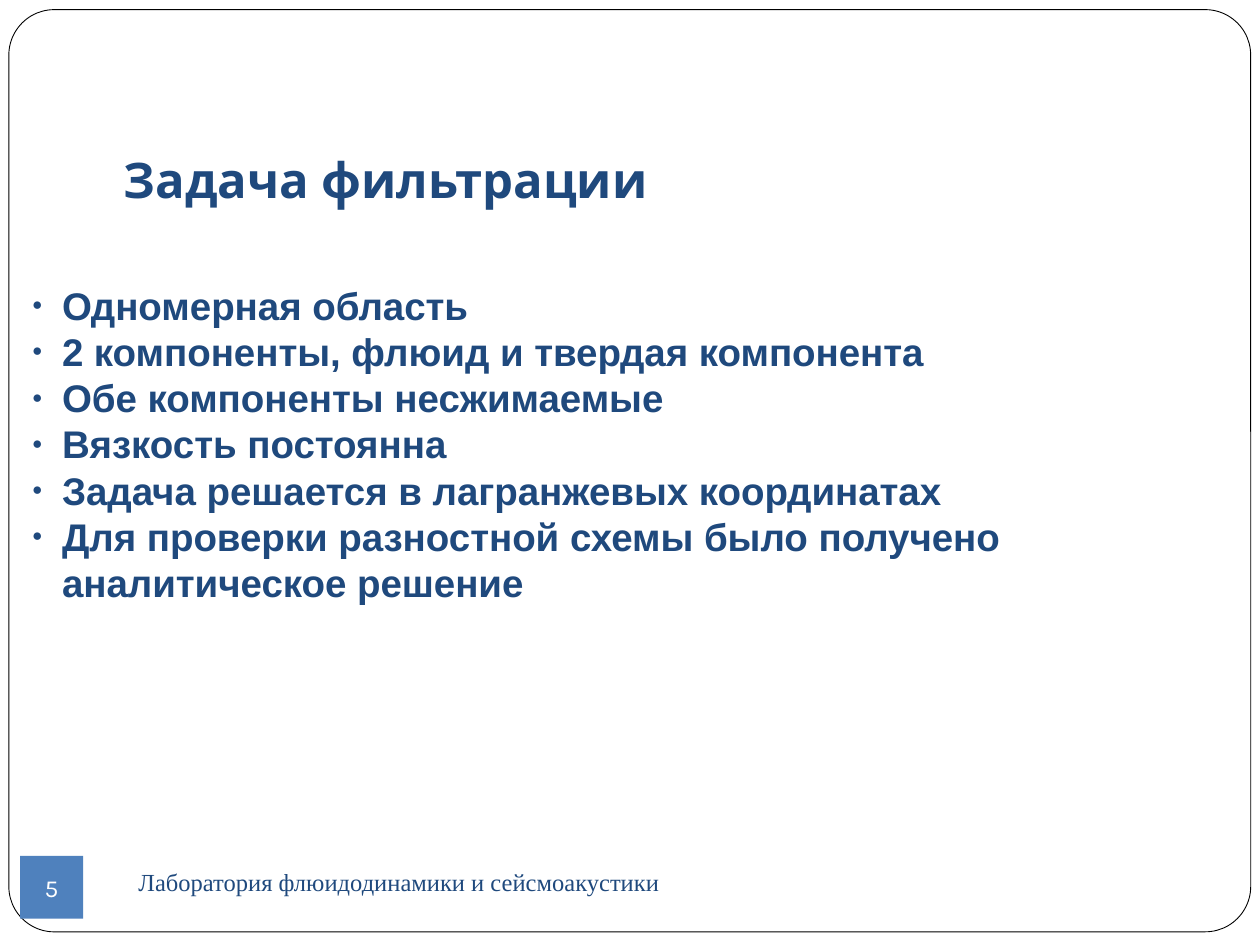
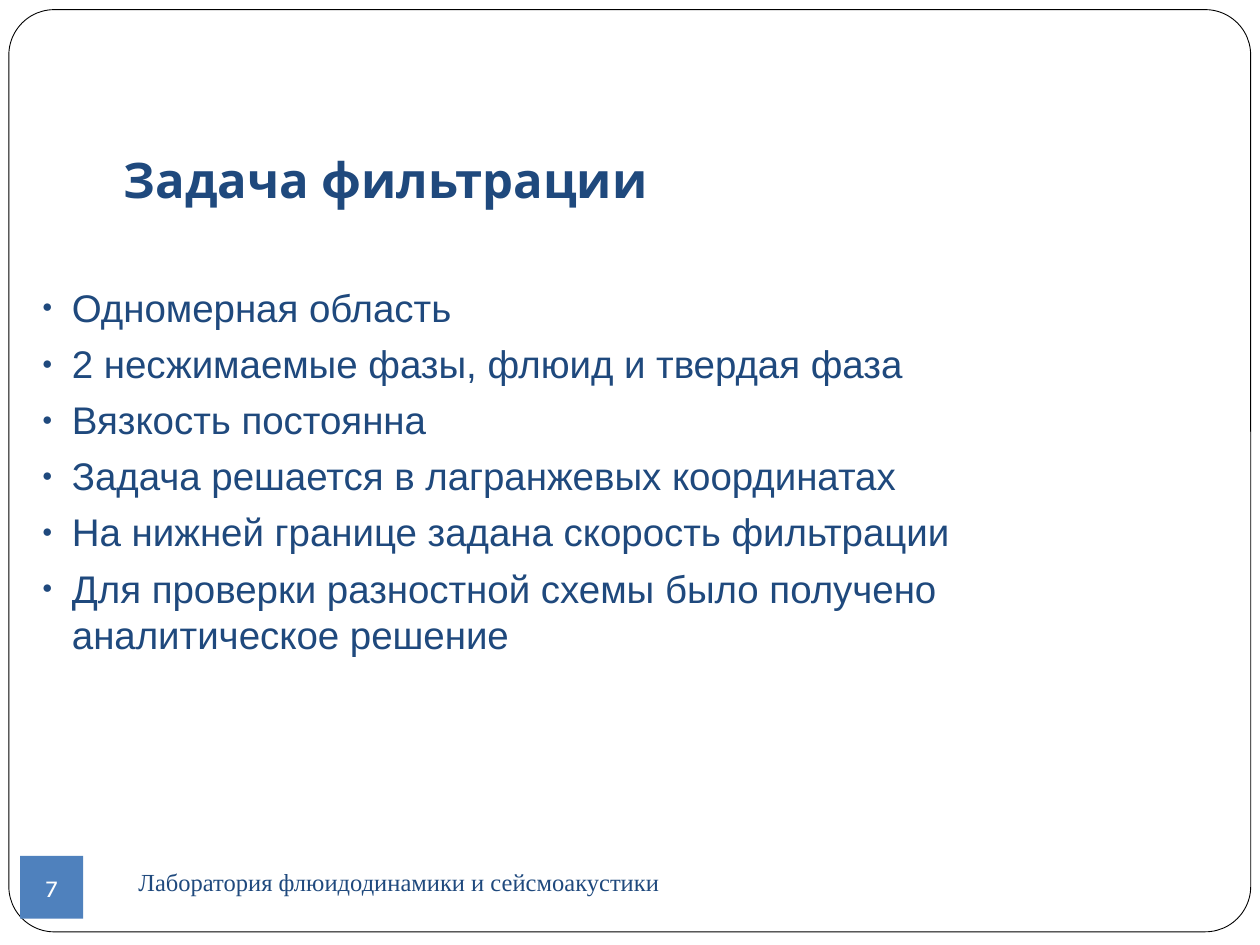
Before and after one commit to CompMathGroup/sagd, a slide deck: slide 7 of doc/Presentation.odp (slide 5 before the commit). Drawn at 1260x945 pixels with LibreOffice and Linux fonts; fonts in the diff are those of the drawing; background and template pictures are left out. Boxes give left, top, right and bottom in pixels: in the first picture for what was removed or moved away, otherwise in the second. Text is boxed around its words. In the diff, an @@ line names an element or a change of style, - is before the commit and + after.

```diff
--- a/doc/Presentation.odp
+++ b/doc/Presentation.odp
@@ text "Одномерная область": place and size @@
-text "Одномерная область" at (62, 292, 1000, 605)
+text "Одномерная область" at (72, 294, 950, 656)
@@ text at (72, 294, 936, 656): bold off in "Одномерная область", "Вязкость постоянна", "Задача решается в лагранжевых координатах", "Для проверки разностной схемы было получено аналитическое ..."; more space between paragraphs @@
@@ text at (72, 350, 903, 386): text changed; bold off @@
-● 2 компоненты, флюид и твердая компонента
-● Обе компоненты несжимаемые
+● 2 несжимаемые фазы, флюид и твердая фаза
@@ text at (72, 517, 950, 554): paragraph added @@
+● На нижней границе задана скорость фильтрации
@@ page number at (20, 856, 83, 919): text changed @@
-5
+7
@@ page number at (46, 881, 57, 897): text changed @@
-5
+7
```
Also in this commit, not shown: 13 other slides changed, 6 slides added, 3 slides removed, 3 other files.
